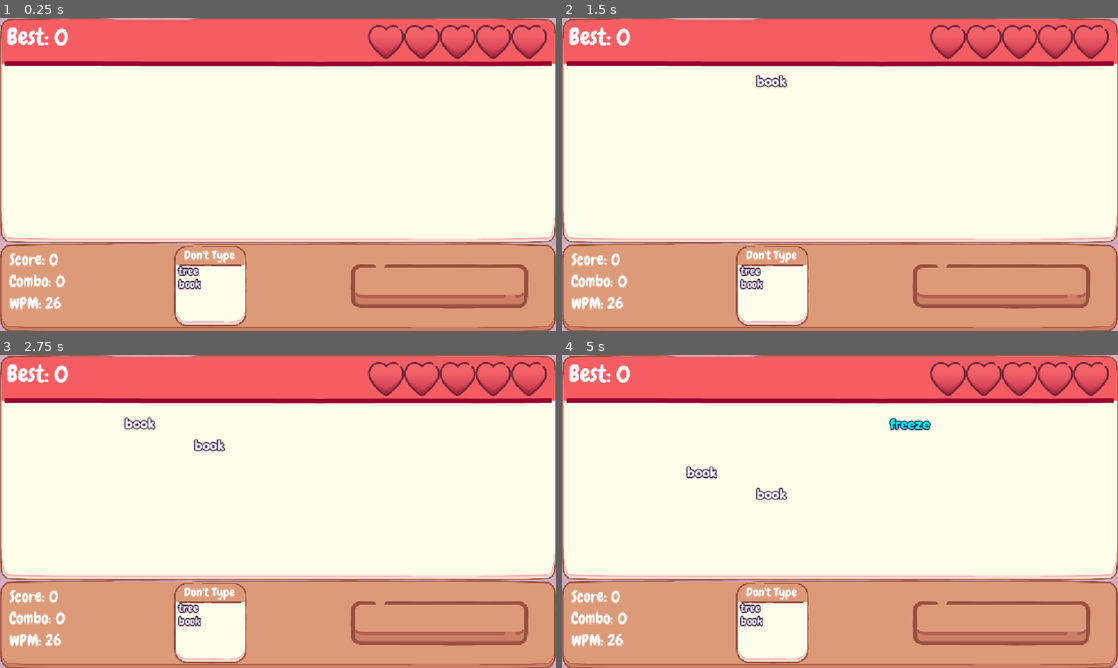
Above: before the commit, frames 1-4 (two rows, left to right).
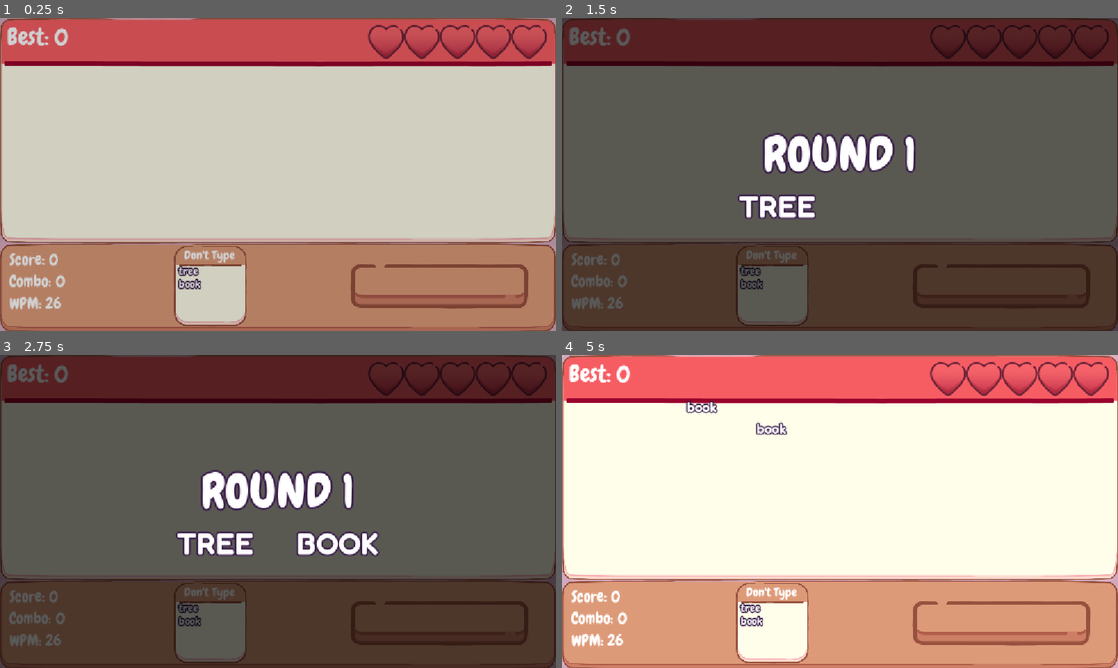
Above: after the commit, the same moments.

Repository: mubixd69-ux/Wordelity
Game: Godot game, scene res://scenes/main.tscn
Same seed, same stepped clock (60 frames per second), same inputs: the game is played once before the commit and once after it.
Inputs (mouse positions are in pixels of both pictures, inside the frame that each line leads up to):
- Up to frame 1 (0.25 s): no input
- Up to frame 2 (1.5 s): tap Enter at 0.5 s; move the mouse to (962, 158) at 0.52 s; hold Right 0.53-1.25 s; tap Alt at 0.6 s; click (962, 158) at 0.67 s; drag from (728, 190) to (812, 237) at 1.27 s
- Up to frame 3 (2.75 s): move the mouse to (333, 442) at 2.02 s; hold Right from 2.03 s (still down); tap Alt at 2.1 s
- Up to frame 4 (5 s): release Right at 2.75 s; drag from (812, 574) to (673, 464) at 2.77 s; move the mouse to (1006, 558) at 3.52 s; hold Left 3.53-4.25 s; tap Alt at 3.6 s; drag from (673, 464) to (756, 433) at 4.27 s

The runs differ from the first frame. In frame 1, 99% of the frame differs, in the area x 0-100%, y 0-100%; in frame 2, 98%; in frame 3, 97%; in frame 4, 0.8%.

Commit message:
Added round intro screen with banned words

Diff:
--- a/scenes/main.tscn
+++ b/scenes/main.tscn
@@ -180,5 +180,33 @@
 expand_mode = 1
 stretch_mode = 3
 
+[node name="RoundOverlay" type="CanvasLayer" parent="." unique_id=1590705897]
+layer = 10
+
+[node name="Dim" type="ColorRect" parent="RoundOverlay" unique_id=1602766353]
+offset_right = 1152.0
+offset_bottom = 648.0
+color = Color(0, 0, 0, 0)
+
+[node name="RoundLabel" type="Label" parent="RoundOverlay" unique_id=1429293470]
+offset_left = 226.0
+offset_top = 220.0
+offset_right = 926.0
+offset_bottom = 320.0
+theme_override_colors/font_outline_color = Color(0.23137255, 0.12156863, 0.2901961, 1)
+theme_override_constants/outline_size = 16
+theme_override_fonts/font = ExtResource("4_jyhfs")
+theme_override_font_sizes/font_size = 96
+text = "ROUND ONE"
+horizontal_alignment = 1
+
+[node name="BannedRows" type="HBoxContainer" parent="RoundOverlay" unique_id=1150613278]
+offset_left = 126.0
+offset_top = 350.0
+offset_right = 1026.0
+offset_bottom = 430.0
+theme_override_constants/separation = 90
+alignment = 1
+
 [connection signal="timeout" from="Timer" to="." method="_on_timer_timeout"]
 [connection signal="timeout" from="RoundTimer" to="." method="_on_round_timer_timeout"]
--- a/scripts/label.gd
+++ b/scripts/label.gd
@@ -6,7 +6,7 @@
 var pop_tween = null
 
 func _process(delta: float) -> void:
-	if get_parent().frozen:
+	if get_parent().frozen or get_parent().round_intro:
 		return
 	var factor = 0.5 if get_parent().slow else 1.0
 	position.y += speed * factor * delta
--- a/scripts/main.gd
+++ b/scripts/main.gd
@@ -20,6 +20,7 @@
 var full_heart = preload("res://assets/DEMO_Cozy_UI_Pack_doboui/DEMO_Cozy_UI_Pack_doboui/Icons/Icons Outline/64px/IconsOutline37_64px.png")
 var empty_heart = preload("res://assets/DEMO_Cozy_UI_Pack_doboui/DEMO_Cozy_UI_Pack_doboui/Icons/Icons Outline/64px/IconsOutline38_64px.png")
 var heart_full = [true, true, true, true, true]
+var round_intro = false
 
 @onready var score_label = $ScoreLabel
 @onready var combo_label = $ComboLabel
@@ -27,10 +28,13 @@
 @onready var wpm_label = $WPMLabel
 @onready var rush_bar = $RushBar
 @onready var high_score_label = $HighScoreLabel
+@onready var dim = $RoundOverlay/Dim
+@onready var round_label = $RoundOverlay/RoundLabel
+@onready var banned_row = $RoundOverlay/BannedRows
 @onready var hearts = $Hearts.get_children()
 
 func _on_timer_timeout():
-	if frozen:
+	if frozen or round_intro:
 		return
 
 	var difficulty = 1.0 - exp(-score / 1200.0)
@@ -66,6 +70,8 @@
 
 
 func _input(event: InputEvent) -> void:
+	if round_intro:
+		return
 	if event is InputEventKey and event.pressed and not event.is_echo():
 
 		if event.keycode == KEY_ESCAPE:
@@ -145,6 +151,7 @@
 	load_high_score()
 	update_labels()
 	new_round()
+	show_round_intro()
 
 func update_labels():
 	score_label.text = "Score: " + str(score)
@@ -176,6 +183,7 @@
 func _on_round_timer_timeout() -> void:
 	round_number += 1
 	new_round()
+	show_round_intro()
 
 func new_round():
 	forbidden.clear()
@@ -257,3 +265,44 @@
 	heart.scale = Vector2.ZERO
 	var tween = create_tween()
 	tween.tween_property(heart, "scale", Vector2.ONE, 0.3).set_trans(Tween.TRANS_BACK).set_ease(Tween.EASE_OUT)
+
+func show_round_intro():
+	round_intro = true
+	$RoundTimer.stop()
+
+	for child in banned_row.get_children():
+		child.queue_free()
+	banned_row.modulate.a = 1.0
+
+	round_label.text = "ROUND " + str(round_number)
+	round_label.modulate.a = 0.0
+	round_label.scale = Vector2(0.6, 0.6)
+	round_label.pivot_offset = round_label.size / 2
+
+	var banned_labels = []
+	for w in forbidden:
+		var l = Label.new()
+		l.text = w.to_upper()
+		l.add_theme_font_size_override("font_size", 64)
+		l.add_theme_constant_override("outline_size", 14)
+		l.add_theme_color_override("font_outline_color", Color("3b1f4a"))
+		l.modulate.a = 0.0
+		banned_row.add_child(l)
+		banned_labels.append(l)
+
+	var tween = create_tween()
+	tween.tween_property(dim, "color:a", 0.65, 0.7).set_trans(Tween.TRANS_SINE).set_ease(Tween.EASE_IN_OUT)
+	tween.tween_property(round_label, "modulate:a", 1.0, 0.4)
+	tween.parallel().tween_property(round_label, "scale", Vector2.ONE, 0.5).set_trans(Tween.TRANS_BACK).set_ease(Tween.EASE_OUT)
+
+	for l in banned_labels:
+		tween.tween_property(l, "modulate:a", 1.0, 0.3)
+
+	tween.tween_interval(1.2)
+	tween.tween_property(dim, "color:a", 0.0, 0.6).set_trans(Tween.TRANS_SINE).set_ease(Tween.EASE_IN_OUT)
+	tween.parallel().tween_property(round_label, "modulate:a", 0.0, 0.5)
+	tween.parallel().tween_property(banned_row, "modulate:a", 0.0, 0.5)
+	await tween.finished
+
+	round_intro = false
+	$RoundTimer.start()
